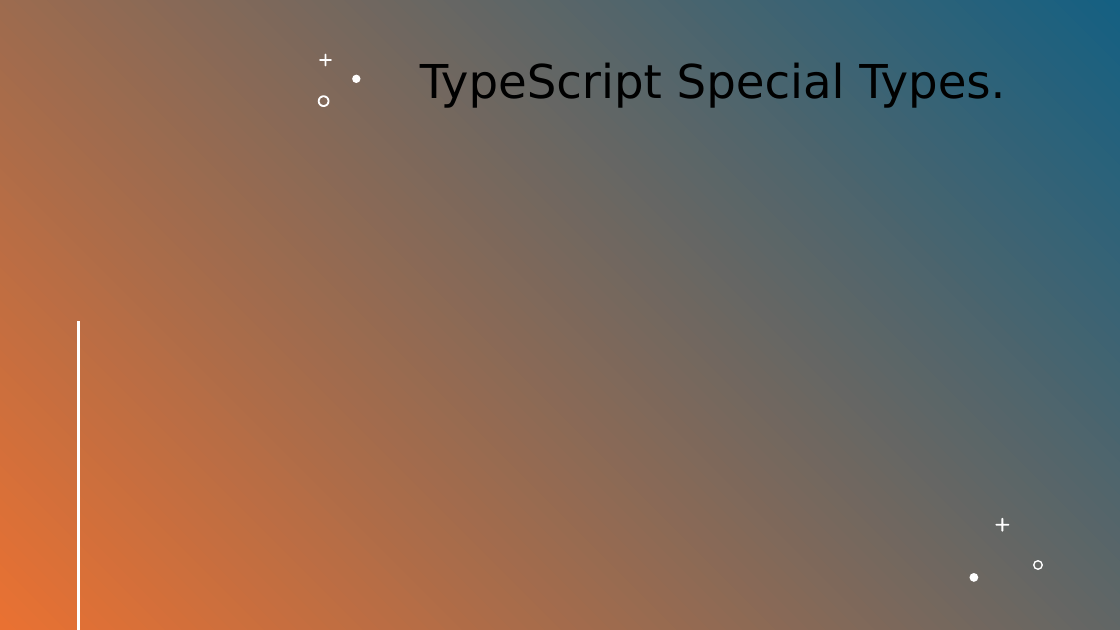
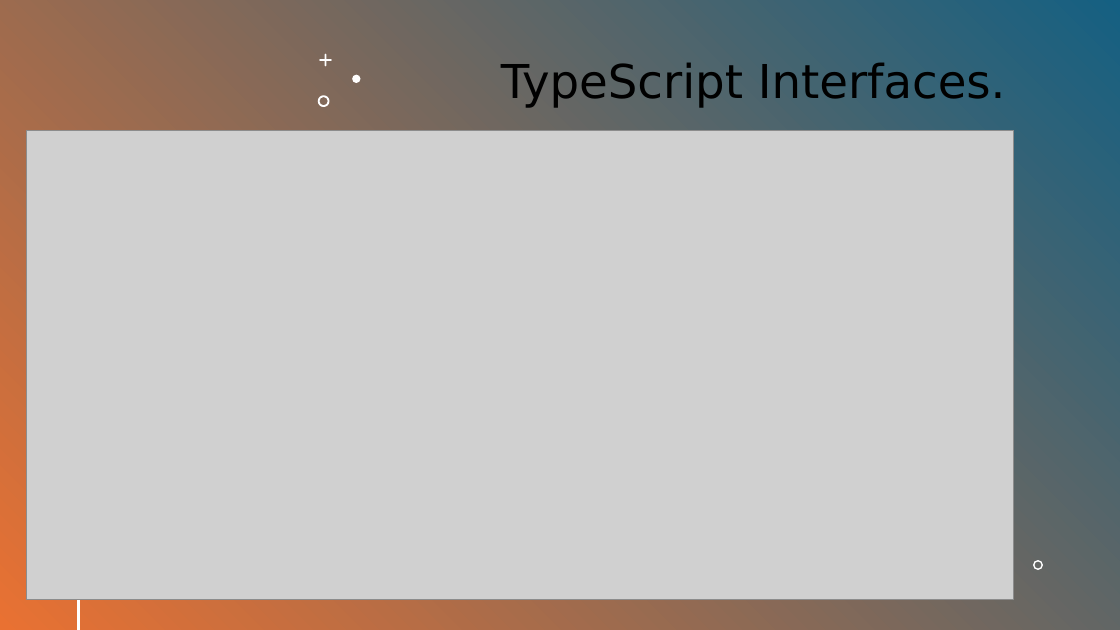
Before and after one commit to RumosProjetos/Acao84091, a slide deck: slide 16 of src/Fundamentos de HTML5, CSS e Javascript/TypeScript.pptx (slide 15 before the commit). Drawn at 1120x630 pixels with LibreOffice and Linux fonts; fonts in the diff are those of the drawing; grey boxes stand for pictures. Boxes give left, top, right and bottom in pixels: in the first picture for what was removed or moved away, otherwise in the second. Text is boxed around its words. In the diff, an @@ line names an element or a change of style, - is before the commit and + after.

```diff
--- a/src/Fundamentos de HTML5, CSS e Javascript/TypeScript.pptx
+++ b/src/Fundamentos de HTML5, CSS e Javascript/TypeScript.pptx
@@ title at <box>501,62,1006,108</box>: text changed @@
-TypeScript Special Types.
+TypeScript Interfaces.
@@ picture added at <box>27,130,1014,599</box> @@
@@ freeform shape removed at <box>996,518,1010,532</box> @@
@@ freeform shape removed at <box>970,573,978,581</box> @@
```
Also in this commit, not shown: 4 other slides changed, 3 slides added.
